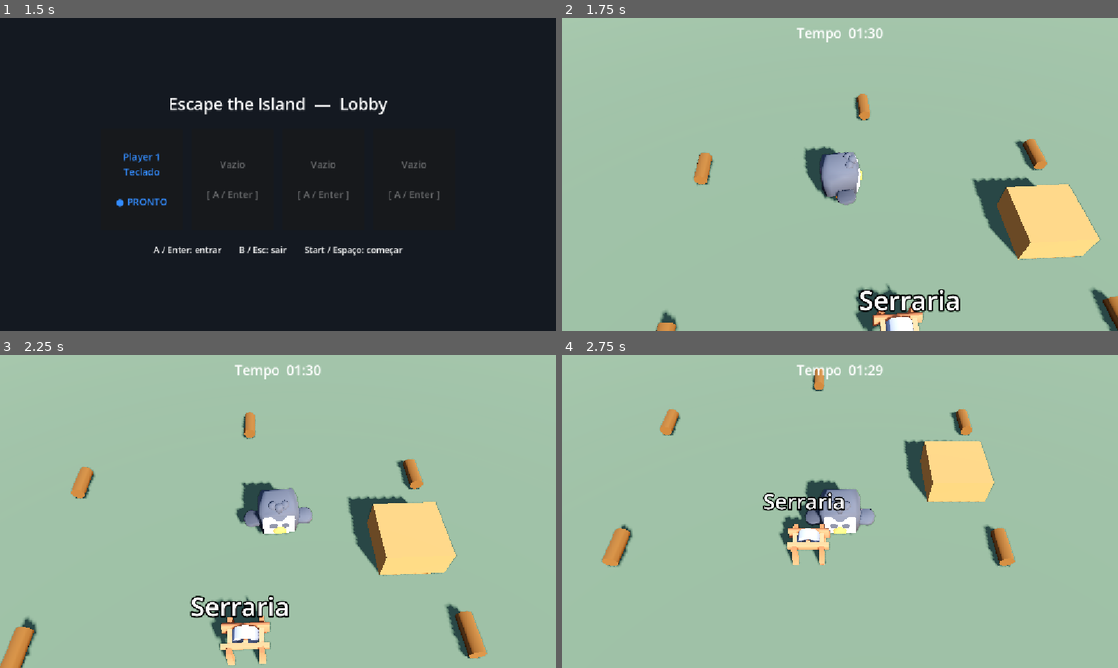
Above: before the commit, frames 1-4 (two rows, left to right).
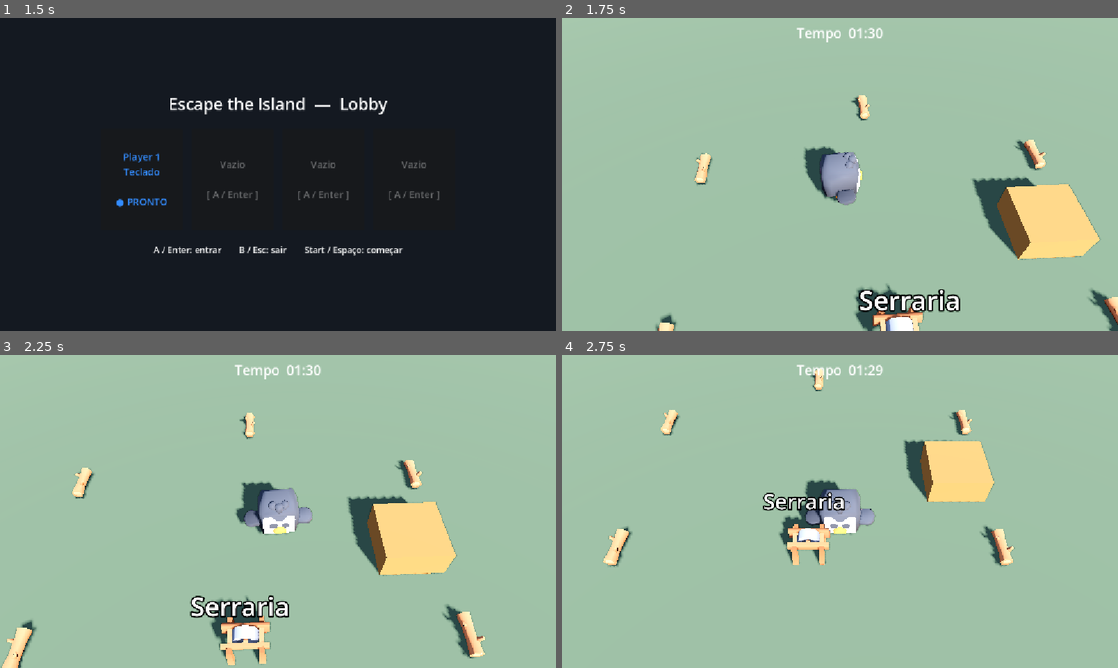
Above: after the commit, the same moments.

Repository: Hashiramaz/multiplayer-godot
Game: Godot game, scene res://scenes/menu/MainMenu.tscn
The game is run twice, just before and just after one commit, with the same random seed, the same clock (stepped at 60 frames per second) and the same inputs.
Inputs:
- Up to frame 1 (1.5 s): click "Jogar" at 0.5 s; tap Enter at 1.25 s; hold D from 1.28 s (still down); hold E from 1.28 s (still down)
- Up to frame 2 (1.75 s): keep holding D; keep holding E; tap Space at 1.52 s
- Up to frame 3 (2.25 s): release D at 2.03 s; release E at 2.03 s; hold S from 2.03 s (still down); tap Enter at 2.1 s
- Up to frame 4 (2.75 s): keep holding S; tap Space at 2.27 s

Frame 1 is identical in both runs. In frame 2, 1.1% of the frame differs, in the area x 16-100%, y 24-100%; in frame 3, 1.9%, in the area x 0-88%, y 18-100%; in frame 4, 1.4%.

Commit message:
Art: model meshes for log and boat station
- Carriable (log) now uses the SM_tree-log-small model instead of a cylinder
- BoatStation shows the boat-row-small model; construction planks still
  reveal on delivery over it
- Version the new tree-log and boat models (+ colormaps)

Co-Authored-By: Claude Opus 4.8 <noreply@anthropic.com>

Diff:
--- a/scenes/interactables/BoatStation.tscn
+++ b/scenes/interactables/BoatStation.tscn
@@ -1,6 +1,7 @@
-[gd_scene load_steps=7 format=3]
+[gd_scene format=3 uid="uid://b4q8lqf808ayr"]
 
-[ext_resource type="Script" path="res://scripts/interactables/boat_station.gd" id="1_boat"]
+[ext_resource type="Script" uid="uid://brxfvfs0qk76j" path="res://scripts/interactables/boat_station.gd" id="1_boat"]
+[ext_resource type="PackedScene" uid="uid://bw6d0rt6bt1bk" path="res://Assets/Visual/Props/SM_boat-row-small/boat-row-small.fbx" id="2_gqy7s"]
 
 [sub_resource type="BoxShape3D" id="area_shape"]
 size = Vector3(4, 2, 3)
@@ -17,43 +18,47 @@
 [sub_resource type="StandardMaterial3D" id="plank_mat"]
 albedo_color = Color(0.6, 0.43, 0.25, 1)
 
-[node name="BoatStation" type="Area3D"]
+[node name="BoatStation" type="Area3D" unique_id=1369029792]
 script = ExtResource("1_boat")
 
-[node name="Collision" type="CollisionShape3D" parent="."]
+[node name="Collision" type="CollisionShape3D" parent="." unique_id=1164900506]
 transform = Transform3D(1, 0, 0, 0, 1, 0, 0, 0, 1, 0, 1, 0)
 shape = SubResource("area_shape")
 
-[node name="Base" type="MeshInstance3D" parent="."]
+[node name="boat-row-small" parent="." unique_id=1742197503 instance=ExtResource("2_gqy7s")]
+transform = Transform3D(-6.676139e-08, 0, -1.585309, 0, 1.2252463, 0, 1.5273224, 0, -6.929605e-08, -0.18234193, -0.24820547, 0)
+
+[node name="Base" type="MeshInstance3D" parent="." unique_id=1282036301]
 transform = Transform3D(1, 0, 0, 0, 1, 0, 0, 0, 1, 0, 0.2, 0)
+visible = false
 mesh = SubResource("base_mesh")
 surface_material_override/0 = SubResource("base_mat")
 
-[node name="Planks" type="Node3D" parent="."]
+[node name="Planks" type="Node3D" parent="." unique_id=1762545522]
 
-[node name="Plank1" type="MeshInstance3D" parent="Planks"]
+[node name="Plank1" type="MeshInstance3D" parent="Planks" unique_id=1099789389]
 transform = Transform3D(1, 0, 0, 0, 1, 0, 0, 0, 1, -1.05, 0.55, 0)
 mesh = SubResource("plank_mesh")
 surface_material_override/0 = SubResource("plank_mat")
 
-[node name="Plank2" type="MeshInstance3D" parent="Planks"]
+[node name="Plank2" type="MeshInstance3D" parent="Planks" unique_id=1162013514]
 transform = Transform3D(1, 0, 0, 0, 1, 0, 0, 0, 1, -0.35, 0.55, 0)
 mesh = SubResource("plank_mesh")
 surface_material_override/0 = SubResource("plank_mat")
 
-[node name="Plank3" type="MeshInstance3D" parent="Planks"]
+[node name="Plank3" type="MeshInstance3D" parent="Planks" unique_id=276684019]
 transform = Transform3D(1, 0, 0, 0, 1, 0, 0, 0, 1, 0.35, 0.55, 0)
 mesh = SubResource("plank_mesh")
 surface_material_override/0 = SubResource("plank_mat")
 
-[node name="Plank4" type="MeshInstance3D" parent="Planks"]
+[node name="Plank4" type="MeshInstance3D" parent="Planks" unique_id=209870205]
 transform = Transform3D(1, 0, 0, 0, 1, 0, 0, 0, 1, 1.05, 0.55, 0)
 mesh = SubResource("plank_mesh")
 surface_material_override/0 = SubResource("plank_mat")
 
-[node name="Progress" type="Label3D" parent="."]
+[node name="Progress" type="Label3D" parent="." unique_id=439404805]
 transform = Transform3D(1, 0, 0, 0, 1, 0, 0, 0, 1, 0, 2.3, 0)
+pixel_size = 0.01
 billboard = 1
-pixel_size = 0.01
+text = "Barco  0/4"
 font_size = 64
-text = "Barco  0/4"
--- a/scenes/interactables/Carriable.tscn
+++ b/scenes/interactables/Carriable.tscn
@@ -1,27 +1,18 @@
-[gd_scene load_steps=5 format=3]
+[gd_scene format=3 uid="uid://dgfn40nirh4us"]
 
-[ext_resource type="Script" path="res://scripts/interactables/carriable.gd" id="1_carriable"]
-
-[sub_resource type="CylinderMesh" id="log_mesh"]
-top_radius = 0.22
-bottom_radius = 0.22
-height = 1.1
-
-[sub_resource type="StandardMaterial3D" id="log_mat"]
-albedo_color = Color(0.45, 0.29, 0.15, 1)
+[ext_resource type="Script" uid="uid://b33xy8y06eolk" path="res://scripts/interactables/carriable.gd" id="1_carriable"]
+[ext_resource type="PackedScene" uid="uid://hotealaf4x0p" path="res://Assets/Visual/Props/SM_tree-log-small/SM_tree-log-small.fbx" id="2_3rnbk"]
 
 [sub_resource type="CylinderShape3D" id="log_shape"]
+height = 1.1
 radius = 0.25
-height = 1.1
 
-[node name="Carriable" type="Area3D"]
+[node name="Carriable" type="Area3D" unique_id=1678590649]
 script = ExtResource("1_carriable")
 
-[node name="Mesh" type="MeshInstance3D" parent="."]
-transform = Transform3D(1, 0, 0, 0, 0, 1, 0, -1, 0, 0, 0, 0)
-mesh = SubResource("log_mesh")
-surface_material_override/0 = SubResource("log_mat")
-
-[node name="Collision" type="CollisionShape3D" parent="."]
+[node name="Collision" type="CollisionShape3D" parent="." unique_id=1404352280]
 transform = Transform3D(1, 0, 0, 0, 0, 1, 0, -1, 0, 0, 0, 0)
 shape = SubResource("log_shape")
+
+[node name="SM_tree-log-small" parent="." unique_id=2108235175 instance=ExtResource("2_3rnbk")]
+transform = Transform3D(1.68, 0, 0, 0, 1.68, 0, 0, 0, 1.68, 0, -0.17604384, 0)
Binary file added: Assets/Visual/Props/SM_boat-row-small/boat-row-small.fbx
Not shown, added: Assets/Visual/Props/SM_boat-row-small/boat-row-small.fbx.import
Binary file added: Assets/Visual/Props/SM_boat-row-small/colormap.png
Not shown, added: Assets/Visual/Props/SM_boat-row-small/colormap.png.import
Binary file added: Assets/Visual/Props/SM_tree-log-small/SM_tree-log-small.fbx
Not shown, added: Assets/Visual/Props/SM_tree-log-small/SM_tree-log-small.fbx.import
Binary file added: Assets/Visual/Props/SM_tree-log-small/colormap.png
Not shown, added: Assets/Visual/Props/SM_tree-log-small/colormap.png.import
